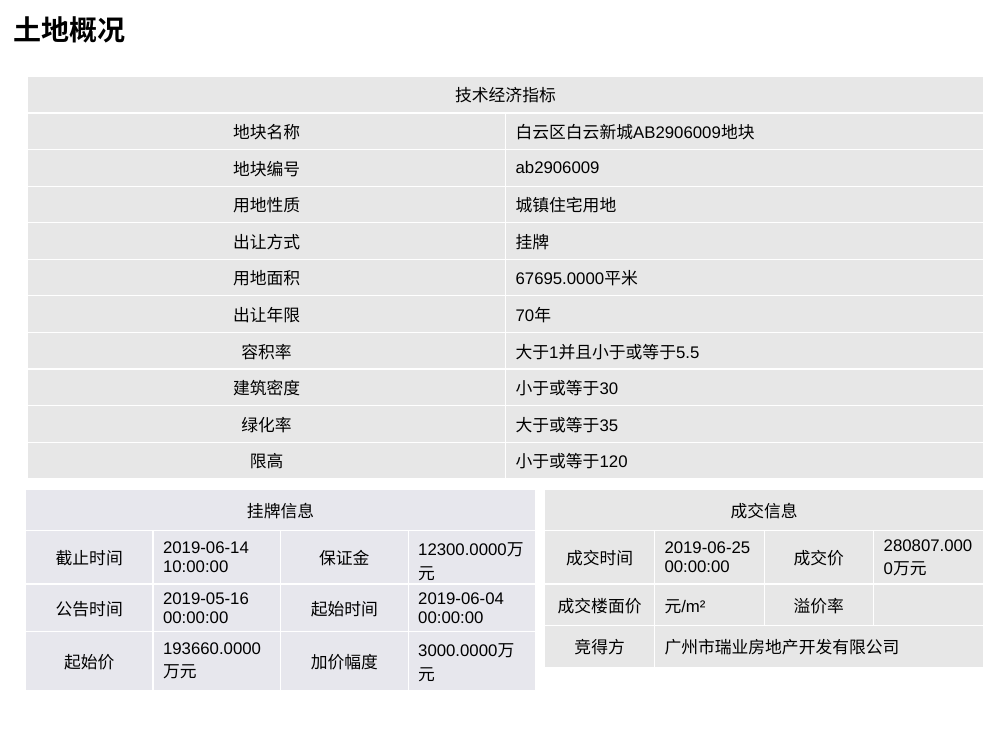
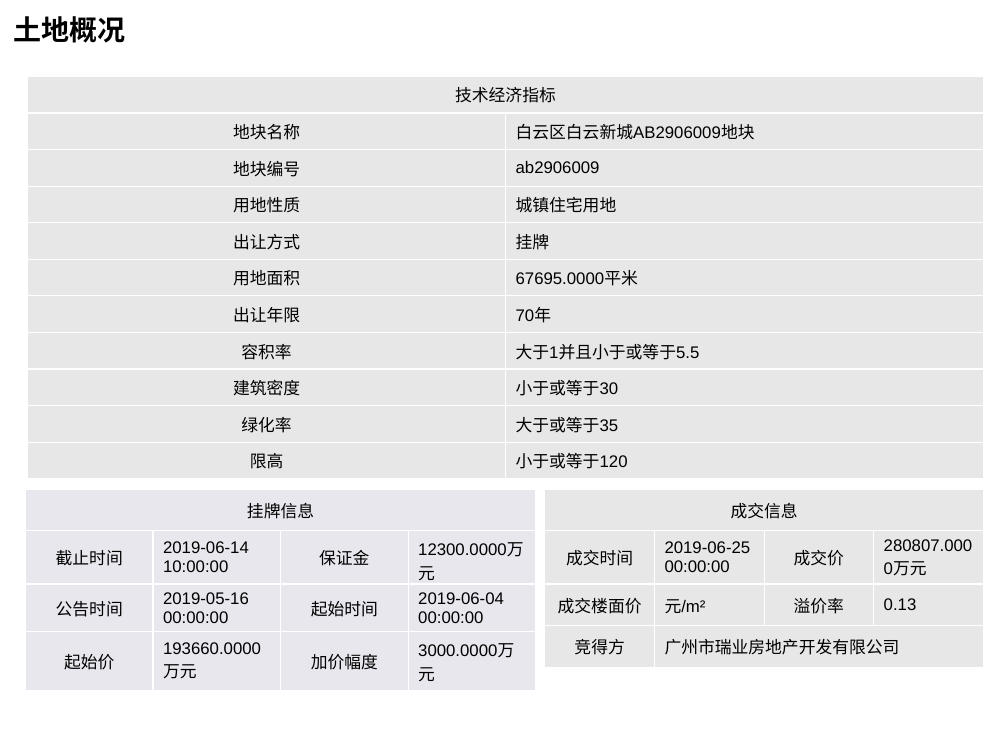
Before and after one commit to lizhou828/python_hello_world, a slide deck: slide 14 of helloWorld/ppt_template/diyun_land_report_result.pptx. Drawn at 1008x756 pixels with LibreOffice and Linux fonts; fonts in the diff are those of the drawing; background and template pictures are left out. Boxes give left, top, right and bottom in pixels: in the first picture for what was removed or moved away, otherwise in the second. Text is boxed around its words. In the diff, an @@ line names an element or a change of style, - is before the commit and + after.

```diff
--- a/helloWorld/ppt_template/diyun_land_report_result.pptx
+++ b/helloWorld/ppt_template/diyun_land_report_result.pptx
@@ table at box(545, 489, 985, 694) @@
-row 3, column 4: 
+row 3, column 4: 0.13
```
Also in this commit, not shown: 9 other slides changed, 5 other files.
